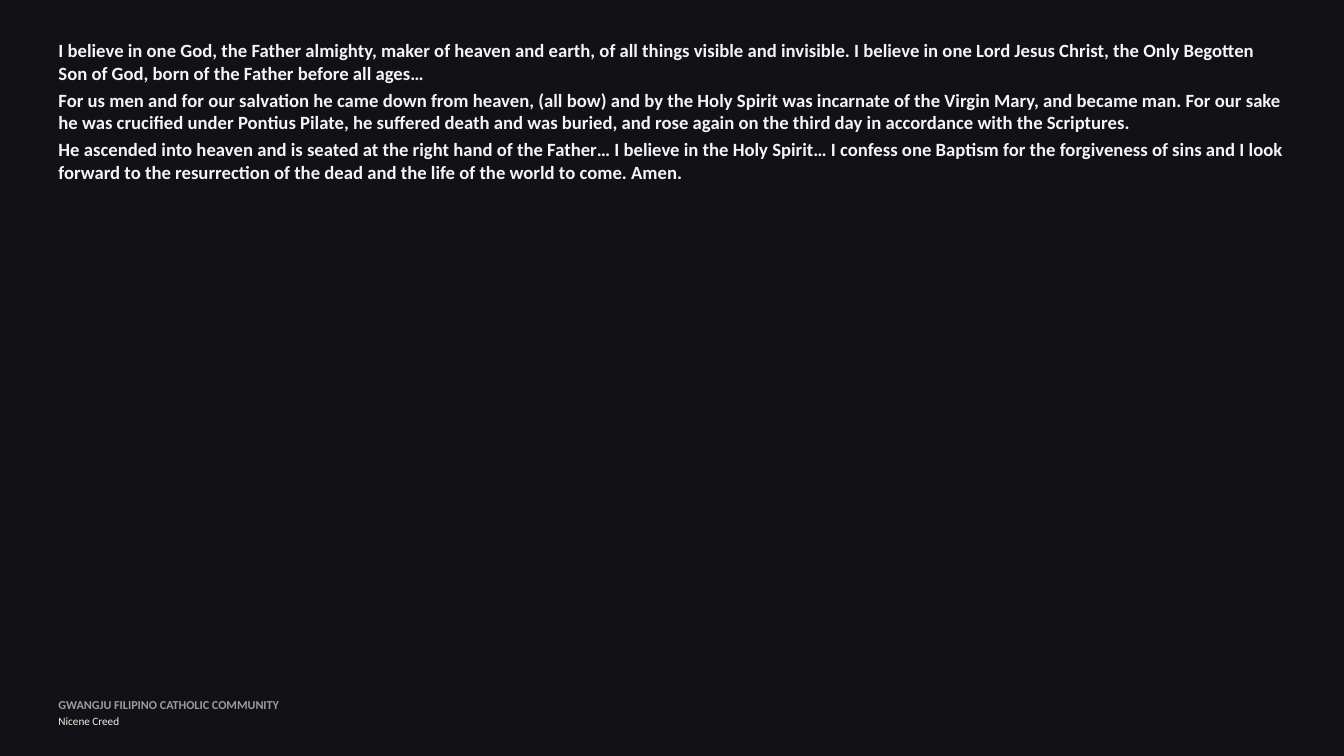
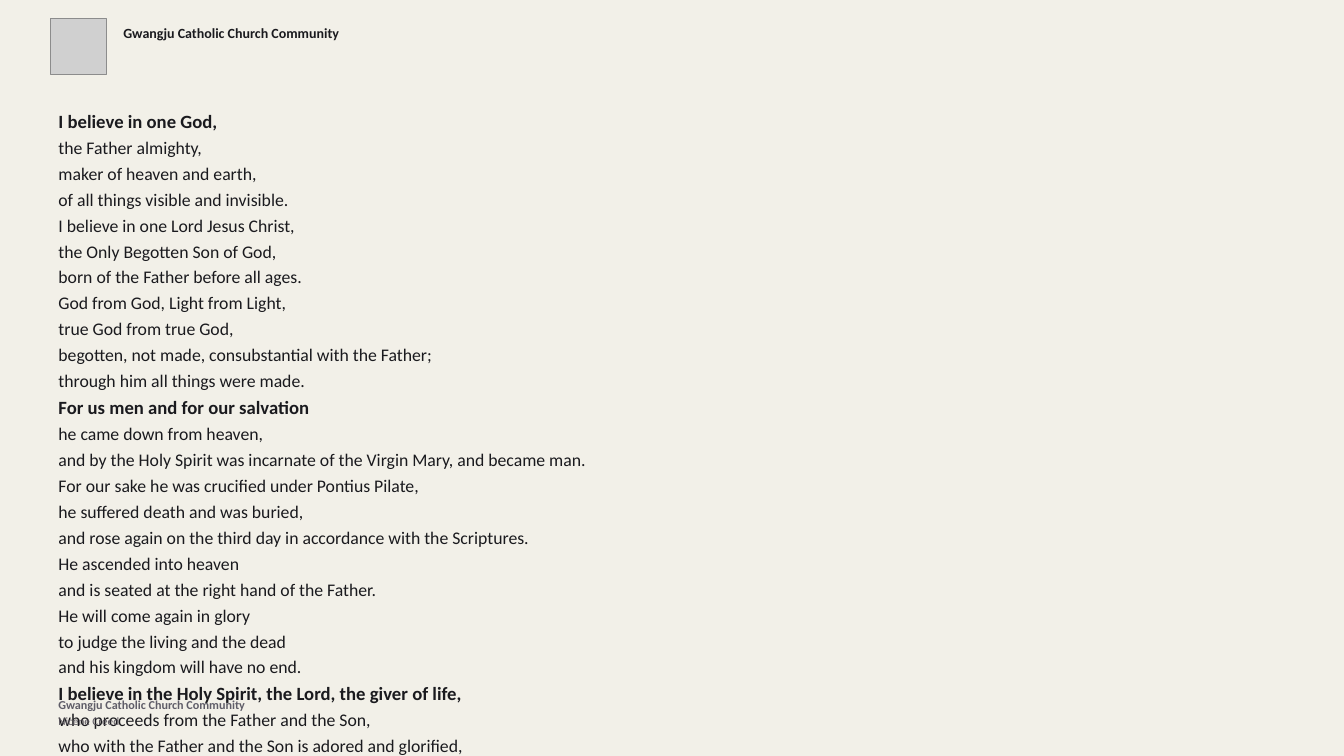
Before and after one commit to divinogabriel9/mass-ppt-generator, a slide deck: slide 24 of church_media_generator/outputs/mass_presentation.pptx (slide 25 before the commit). Drawn at 1344x756 pixels with LibreOffice and Linux fonts; fonts in the diff are those of the drawing; grey boxes stand for pictures. Boxes give left, top, right and bottom in pixels: in the first picture for what was removed or moved away, otherwise in the second. Text is boxed around its words. In the diff, an @@ line names an element or a change of style, - is before the commit and + after.

```diff
--- a/church_media_generator/outputs/mass_presentation.pptx
+++ b/church_media_generator/outputs/mass_presentation.pptx
@@ background #121216 to #F2F0E8 @@
@@ picture added at bbox=[50, 19, 106, 74] @@
@@ text added at bbox=[123, 28, 339, 41], 15 pt, text #1A1A1E, bold @@
+Gwangju Catholic Church Community
@@ text at bbox=[58, 115, 585, 755]: text changed; size 20 to 19 pt; text colour #F5F5F5 to #1A1A1E; bold off @@
-I believe in one God, the Father almighty, maker of heaven and earth, of all things visible and invisible. I believe in one Lord Jesus Christ, the Only Begotten Son of God, born of the Father before all ages…
-For us men and for our salvation he came down from heaven, (all bow) and by the Holy Spirit was incarnate of the Virgin Mary, and became man. For our sake he was crucified under Pontius Pilate, he suffered death and was buried, and rose again on the third day in accordance with the Scriptures.
-He ascended into heaven and is seated at the right hand of the Father… I believe in the Holy Spirit… I confess one Baptism for the forgiveness of sins and I look forward to the resurrection of the dead and the life of the world to come. Amen.
+I believe in one God,
+the Father almighty,
+maker of heaven and earth,
+of all things visible and invisible.
+I believe in one Lord Jesus Christ,
+the Only Begotten Son of God,
+born of the Father before all ages.
+God from God, Light from Light,
+true God from true God,
+begotten, not made, consubstantial with the Father;
+through him all things were made.
+For us men and for our salvation
+he came down from heaven,
+and by the Holy Spirit was incarnate of the Virgin Mary, and became man.
+For our sake he was crucified under Pontius Pilate,
+he suffered death and was buried,
+and rose again on the third day in accordance with the Scriptures.
+He ascended into heaven
+and is seated at the right hand of the Father.
+He will come again in glory
+to judge the living and the dead
+and his kingdom will have no end.
+I believe in the Holy Spirit, the Lord, the giver of life,
+who proceeds from the Father and the Son,
+who with the Father and the Son is adored and glorified,
+who has spoken through the prophets.
+I believe in one, holy, catholic and apostolic Church.
+I confess one Baptism for the forgiveness of sins
+and I look forward to the resurrection of the dead
+and the life of the world to come.
+Amen.
@@ text at bbox=[58, 699, 244, 711]: text changed; text colour #9B9BA5 to #5F5D68 @@
-GWANGJU FILIPINO CATHOLIC COMMUNITY
+Gwangju Catholic Church Community
@@ text at bbox=[58, 716, 119, 729]: text colour #F2F0E8 to #56515A in "Nicene Creed" @@
```
Also in this commit, not shown: 34 other slides changed, 30 slides added, 26 slides removed, 27 other files.
